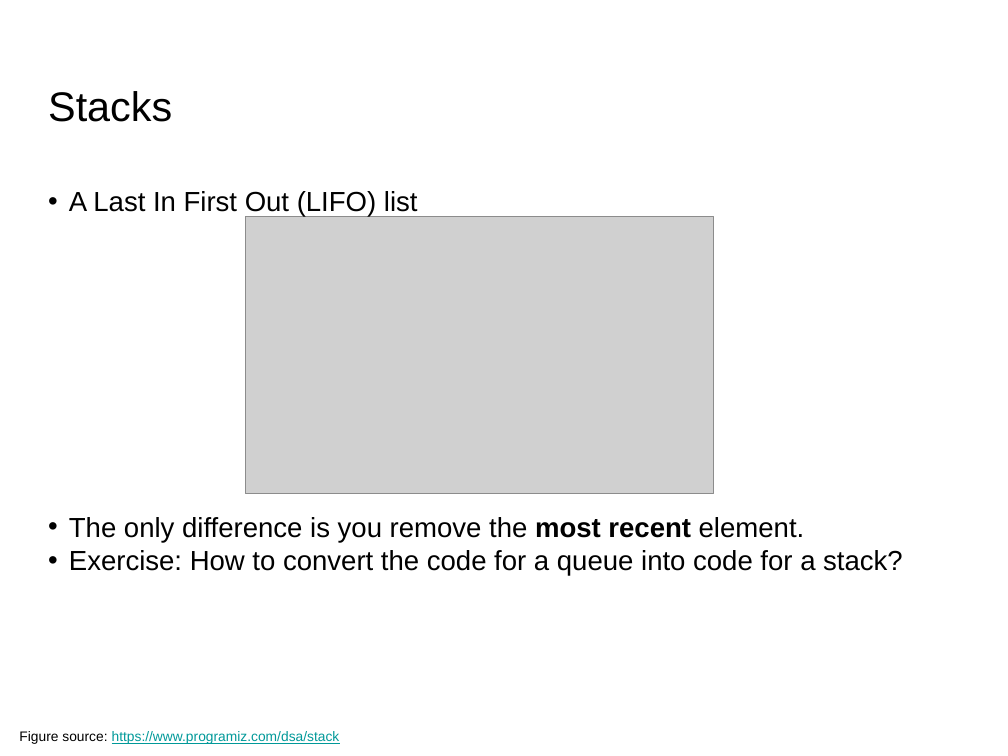
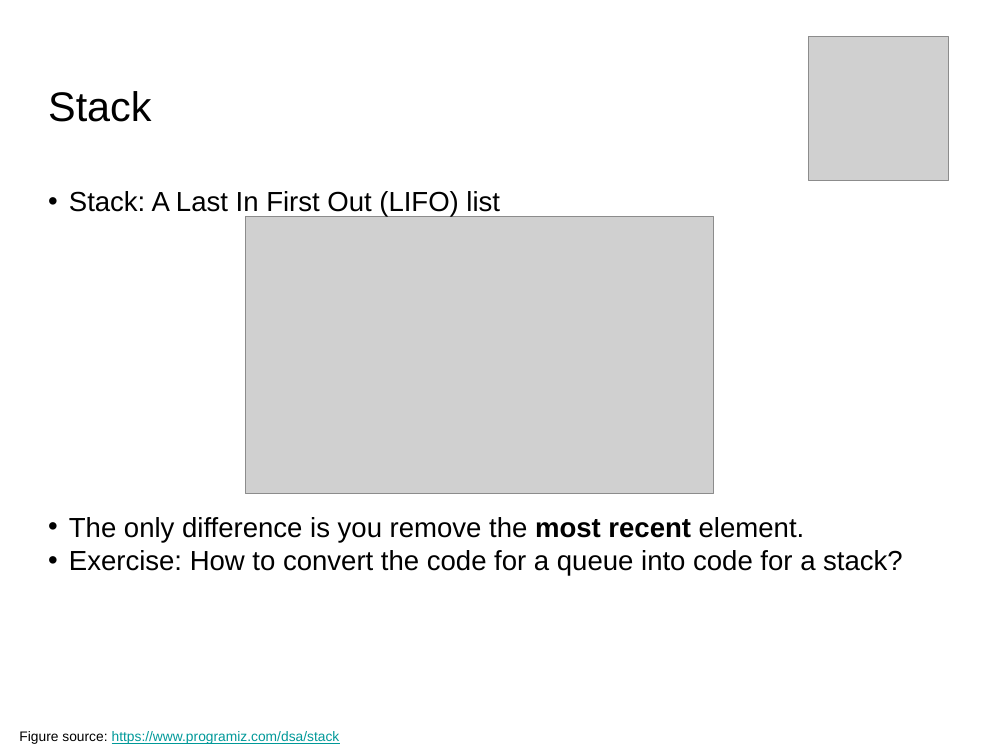
Before and after one commit to UCLA-LACC-21/M2_Algorithms, a slide deck: slide 19 of Algorithms_Module2_LACC21_part1.pptx (slide 16 before the commit). Drawn at 1008x756 pixels with LibreOffice and Linux fonts; fonts in the diff are those of the drawing; grey boxes stand for pictures. Boxes give left, top, right and bottom in pixels: in the first picture for what was removed or moved away, otherwise in the second. Text is boxed around its words. In the diff, an @@ line names an element or a change of style, - is before the commit and + after.

```diff
--- a/Algorithms_Module2_LACC21_part1.pptx
+++ b/Algorithms_Module2_LACC21_part1.pptx
@@ picture added at <box>809,36,948,180</box> @@
@@ title at <box>48,91,151,122</box>: text changed @@
-Stacks
+Stack
@@ text at <box>69,191,500,217</box>: text changed @@
-• A Last In First Out (LIFO) list
+• Stack: A Last In First Out (LIFO) list
```
Also in this commit, not shown: 6 other slides changed, 6 slides added, 1 slide removed, 1 other file.
